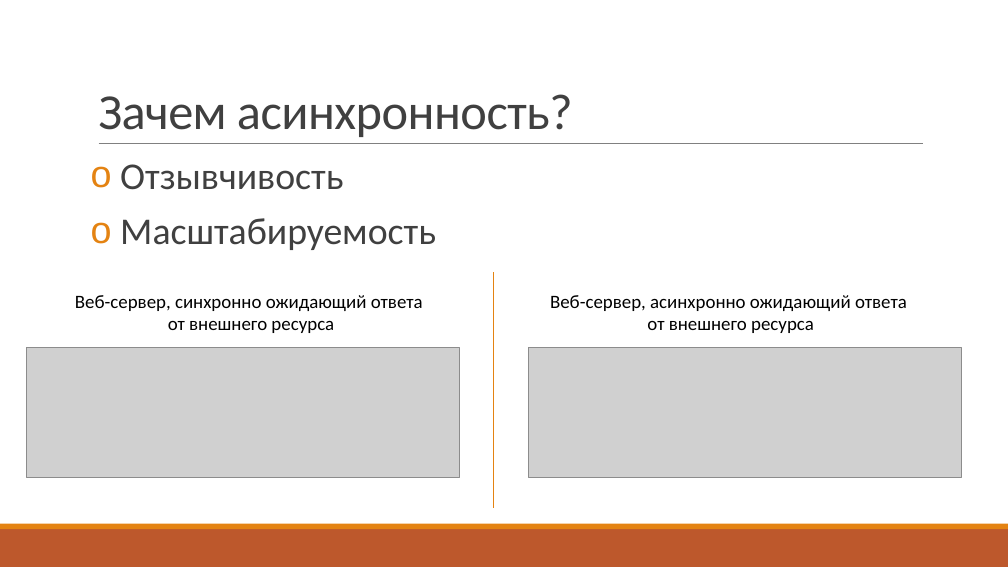
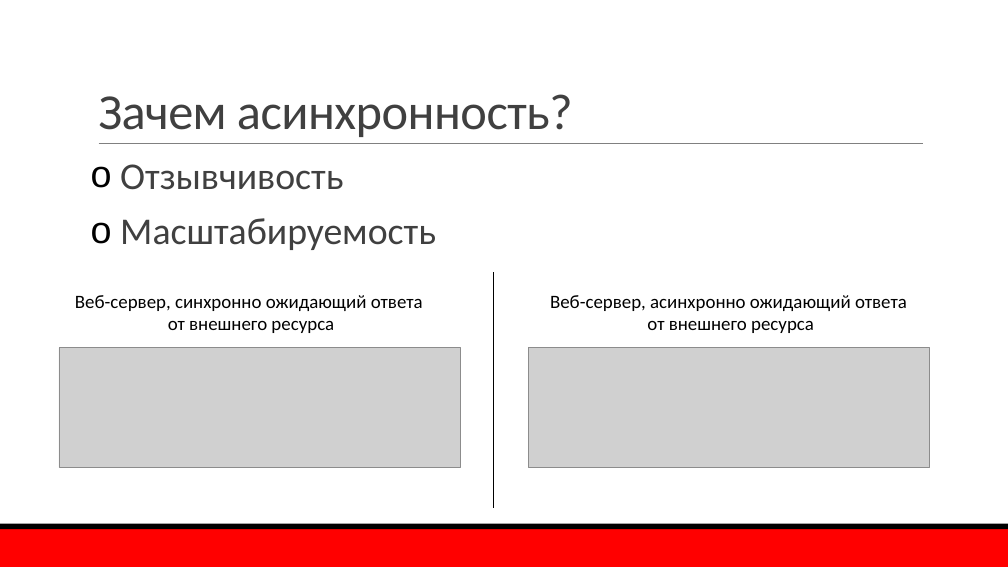
Before and after one commit to mao29/ConcurrencyCookBook, a slide deck: slide 10 of Presentation.pptx. Drawn at 1008x567 pixels with LibreOffice and Linux fonts; fonts in the diff are those of the drawing; grey boxes stand for pictures; background and template pictures are left out. Boxes give left, top, right and bottom in pixels: in the first picture for what was removed or moved away, otherwise in the second. Text is boxed around its words. In the diff, an @@ line names an element or a change of style, - is before the commit and + after.

Commit message:
DisConf style

```diff
--- a/Presentation.pptx
+++ b/Presentation.pptx
@@ text "Отзывчивость" at bbox=[120, 164, 436, 250]: bullet colour #E48312 to #000000 @@
@@ line (494, 272) - (494, 508): stroke #E48312 1 pt to #000000 1 pt @@
@@ picture: place and size @@
-picture at bbox=[26, 348, 460, 477]
+picture at bbox=[59, 348, 461, 467]
@@ picture: place and size @@
-picture at bbox=[529, 348, 962, 477]
+picture at bbox=[529, 348, 930, 467]
@@ rectangle at bbox=[0, 529, 1008, 567]: fill #BD582C to #FF0000 @@
@@ rectangle at bbox=[0, 524, 1008, 529]: fill #E48312 to #000000 @@
```
Also in this commit, not shown: 20 other slides changed.
